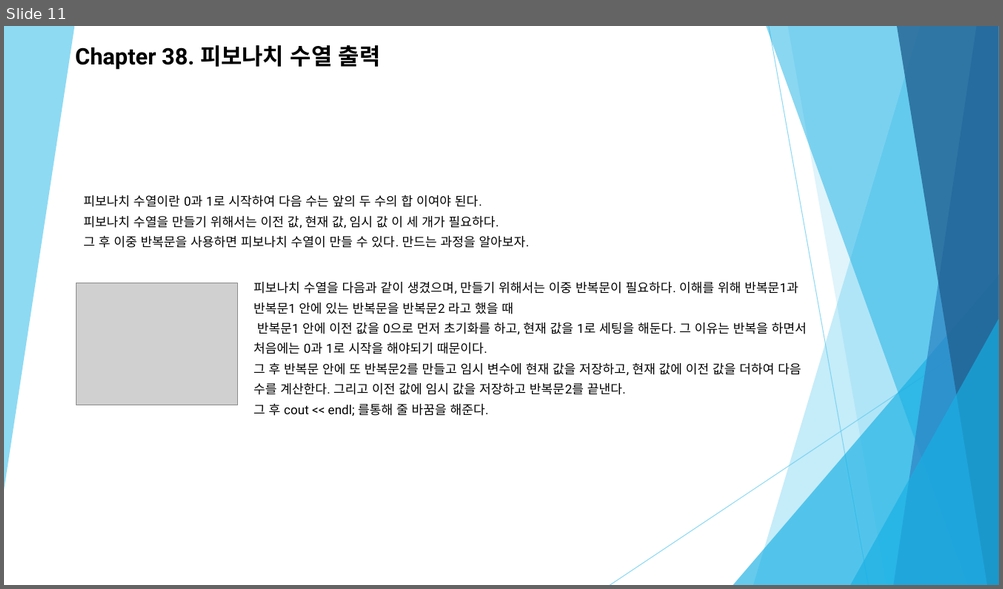
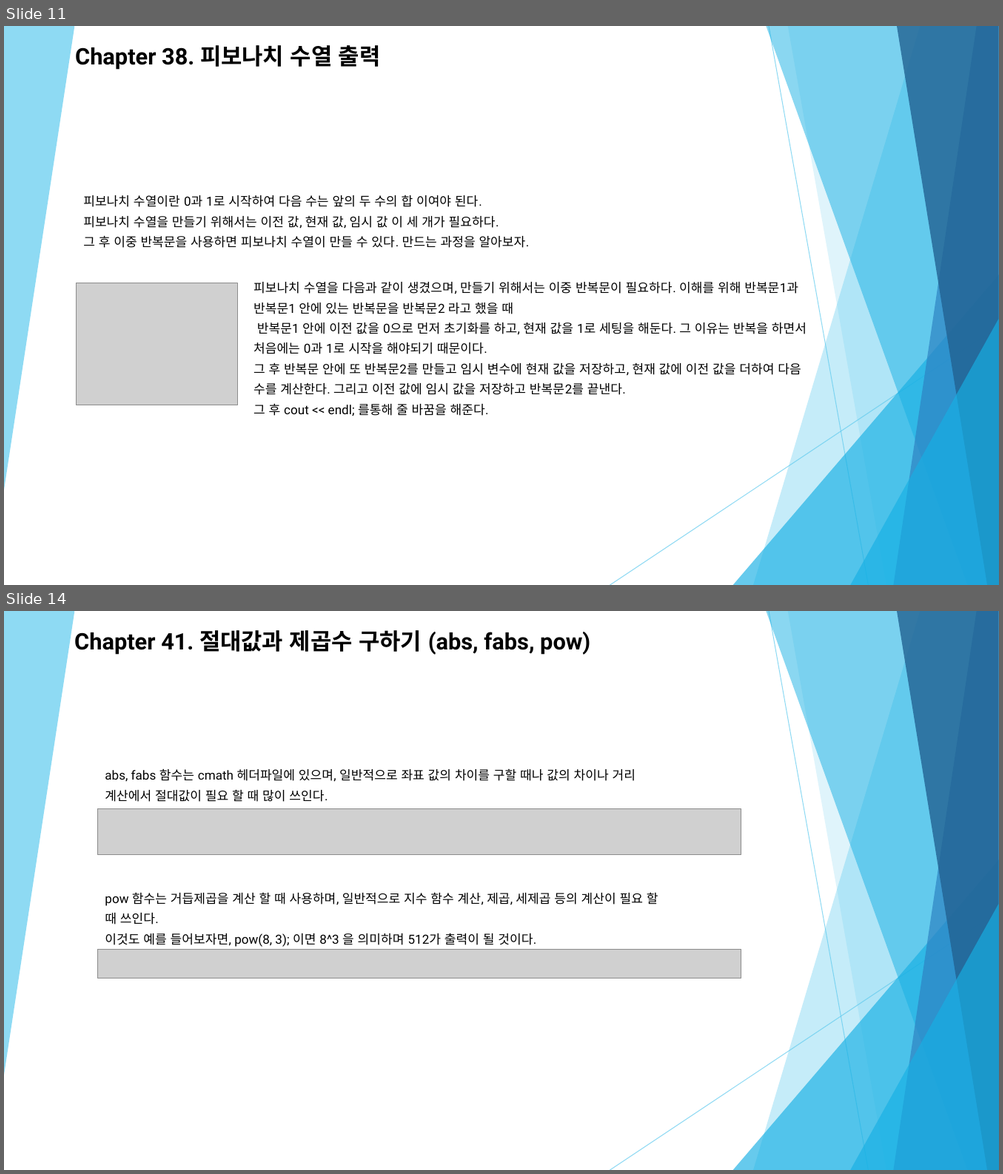
Before and after one commit to Zoselro/C-200, a slide deck: 세미나 자료/C++ 세미나 두 번째(1).pptx. Shown one above the other, each under a label of ours: slide 11 before the commit, slides 11 and 14 after it; the slides between them are not shown. The pictures are 1003x589 and 1003x1174 pixels, drawn with LibreOffice and Linux fonts; fonts in the diff are those of the drawing; grey boxes stand for pictures. Boxes give left, top, right and bottom in pixels: in the first picture for what was removed or moved away, otherwise in the second. Text is boxed around its words. In the diff, an @@ line names an element or a change of style, - is before the commit and + after.

```diff
--- a/세미나 자료/C++ 세미나 두 번째(1).pptx
+++ b/세미나 자료/C++ 세미나 두 번째(1).pptx
@@ slide 14 added at (4,611,999,1170), background #FFFFFF; not listed: 10 template elements that a slide beside it also shows @@
@@ text added at (74,630,590,655), 22 pt, text #000000, bold @@
+Chapter 41. 절대값과 제곱수 구하기 (abs, fabs, pow)
@@ text added at (105,769,640,824), 12.2 pt, text #000000 @@
+abs, fabs 함수는 cmath 헤더파일에 있으며, 일반적으로 좌표 값의 차이를 구할 때나 값의 차이나 거리 계산에서 절대값이 필요 할 때 많이 쓰인다.
+예를 들어 abs(-10); 일 경우 절대 값으로 10 값으로 계산이 되고, fabs(-5.72) 일 때 절대 값으로 5.72로 계산이 된다.
@@ picture added at (98,809,741,854) @@
@@ text added at (105,892,658,947), 12.2 pt, text #000000 @@
+pow 함수는 거듭제곱을 계산 할 때 사용하며, 일반적으로 지수 함수 계산, 제곱, 세제곱 등의 계산이 필요 할 때 쓰인다.
+이것도 예를 들어보자면, pow(8, 3); 이면 8^3 을 의미하며 512가 출력이 될 것이다.
@@ picture added at (98,950,742,979) @@
```
Also in this commit, not shown: 1 slide changed, 24 other slides added.
